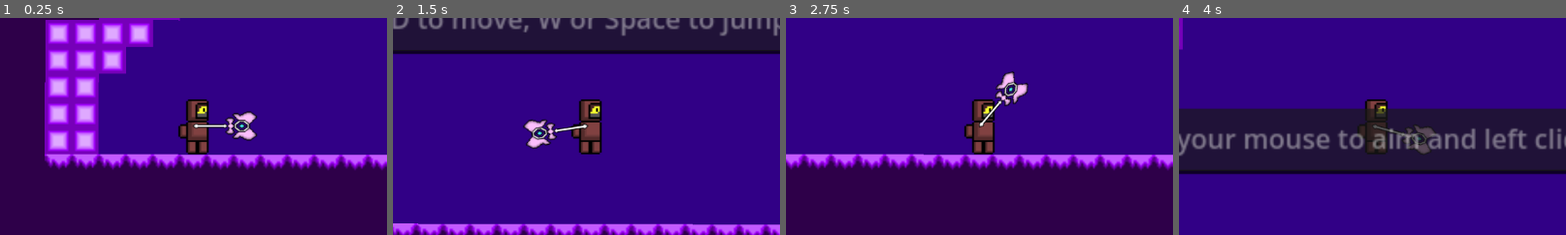
Above: before the commit, frames 1-4 (left to right).
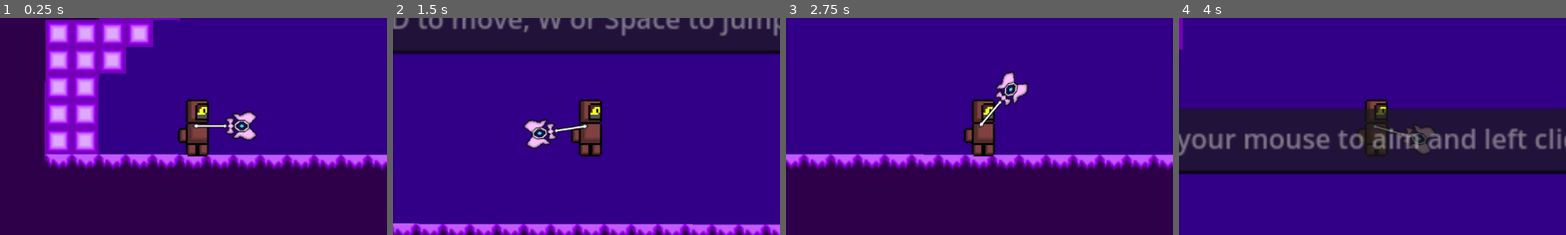
Above: after the commit, the same moments.

Repository: Wanderer22011/Underneath-It-All-year-11-game-design
Game: Godot game, scene res://scences/level_1.tscn
The game is run twice, just before and just after one commit, with the same random seed, the same clock (stepped at 60 frames per second) and the same inputs. The engine's default icon, where the game draws it, is replaced by a stand-in: a white triangle on a blue panel in a dark square.
Inputs (mouse positions are % of the whole screen's width and height, from its top left):
- Up to frame 1 (0.25 s): no input
- Up to frame 2 (1.5 s): move the mouse to (72, 45) at 0.52 s; press the mouse at (72, 45) at 0.53 s; hold D (Right) from 0.53 s (still down); tap W (Jump) at 0.77 s; move the mouse to (30, 55) at 1.27 s; release the mouse at (30, 55) at 1.28 s; click (30, 55) at 1.35 s
- Up to frame 3 (2.75 s): tap W (Jump) at 1.52 s; move the mouse to (60, 28) at 2.02 s; release D (Right) at 2.03 s; press the mouse at (60, 28) at 2.03 s; hold A (Left) from 2.03 s (still down)
- Up to frame 4 (4 s): move the mouse to (45, 70) at 2.77 s; release A (Left) at 2.78 s; release the mouse at (45, 70) at 2.78 s; hold D (Right) from 2.78 s (still down); click (45, 70) at 2.85 s; tap W (Jump) at 3.02, 3.77 s; move the mouse to (80, 65) at 3.52 s; press the mouse at (80, 65) at 3.53 s
The pictures show only the part of the screen within x 25-74%, y 25-75%; the shares and areas given below are measured in that part.

The runs differ from the first frame. In frame 1, 0.8% of the frame differs, in the area x 45-55%, y 37-64%; in frame 2, 0.8%; in frame 3, 0.7%; in frame 4, 0.2%.

Commit message:
Added more artworks

Diff:
--- a/Characters/main_character.tscn
+++ b/Characters/main_character.tscn
@@ -1,7 +1,7 @@
-[gd_scene load_steps=7 format=3 uid="uid://c351amaf2wxv5"]
+[gd_scene load_steps=18 format=3 uid="uid://c351amaf2wxv5"]
 
 [ext_resource type="Script" path="res://Scripts/main_character.gd" id="1_u1mcy"]
-[ext_resource type="Texture2D" uid="uid://bdqbis1sbaucl" path="res://Pictures/Main_Character.png" id="2_pdujc"]
+[ext_resource type="Texture2D" uid="uid://c6g8eetpep6kg" path="res://Pictures/Main_Character_Idle.png" id="2_2fvbs"]
 [ext_resource type="Script" path="res://Scripts/Gun.gd" id="3_1yhi4"]
 [ext_resource type="Texture2D" uid="uid://be7ceeeqpi8a7" path="res://Pictures/Wand.png" id="3_eda0h"]
 [ext_resource type="PackedScene" uid="uid://b7613mffkj20" path="res://Characters/healthbar.tscn" id="5_u30rn"]
@@ -9,19 +9,103 @@
 [sub_resource type="RectangleShape2D" id="RectangleShape2D_gy0rc"]
 size = Vector2(38, 66)
 
+[sub_resource type="AtlasTexture" id="AtlasTexture_1v4ed"]
+atlas = ExtResource("2_2fvbs")
+region = Rect2(0, 0, 128, 128)
+
+[sub_resource type="AtlasTexture" id="AtlasTexture_fitvw"]
+atlas = ExtResource("2_2fvbs")
+region = Rect2(128, 0, 128, 128)
+
+[sub_resource type="AtlasTexture" id="AtlasTexture_45tnj"]
+atlas = ExtResource("2_2fvbs")
+region = Rect2(256, 0, 128, 128)
+
+[sub_resource type="AtlasTexture" id="AtlasTexture_31uj5"]
+atlas = ExtResource("2_2fvbs")
+region = Rect2(0, 128, 128, 128)
+
+[sub_resource type="AtlasTexture" id="AtlasTexture_2584w"]
+atlas = ExtResource("2_2fvbs")
+region = Rect2(128, 128, 128, 128)
+
+[sub_resource type="AtlasTexture" id="AtlasTexture_eo3yk"]
+atlas = ExtResource("2_2fvbs")
+region = Rect2(256, 128, 128, 128)
+
+[sub_resource type="AtlasTexture" id="AtlasTexture_3mgly"]
+atlas = ExtResource("2_2fvbs")
+region = Rect2(0, 256, 128, 128)
+
+[sub_resource type="AtlasTexture" id="AtlasTexture_0xso2"]
+atlas = ExtResource("2_2fvbs")
+region = Rect2(128, 256, 128, 128)
+
+[sub_resource type="AtlasTexture" id="AtlasTexture_yc5mg"]
+atlas = ExtResource("2_2fvbs")
+region = Rect2(256, 256, 128, 128)
+
+[sub_resource type="AtlasTexture" id="AtlasTexture_httlk"]
+atlas = ExtResource("2_2fvbs")
+region = Rect2(0, 384, 128, 128)
+
+[sub_resource type="SpriteFrames" id="SpriteFrames_iuqqx"]
+animations = [{
+"frames": [{
+"duration": 1.0,
+"texture": SubResource("AtlasTexture_1v4ed")
+}, {
+"duration": 1.0,
+"texture": SubResource("AtlasTexture_fitvw")
+}, {
+"duration": 1.0,
+"texture": SubResource("AtlasTexture_45tnj")
+}, {
+"duration": 1.0,
+"texture": SubResource("AtlasTexture_31uj5")
+}, {
+"duration": 1.0,
+"texture": SubResource("AtlasTexture_2584w")
+}, {
+"duration": 1.0,
+"texture": SubResource("AtlasTexture_eo3yk")
+}, {
+"duration": 1.0,
+"texture": SubResource("AtlasTexture_3mgly")
+}, {
+"duration": 1.0,
+"texture": SubResource("AtlasTexture_0xso2")
+}, {
+"duration": 1.0,
+"texture": SubResource("AtlasTexture_yc5mg")
+}, {
+"duration": 1.0,
+"texture": SubResource("AtlasTexture_httlk")
+}],
+"loop": true,
+"name": &"Idle",
+"speed": 5.0
+}, {
+"frames": [],
+"loop": true,
+"name": &"Walking",
+"speed": 5.0
+}]
+
 [node name="Main Character" type="CharacterBody2D"]
 script = ExtResource("1_u1mcy")
-
-[node name="Character" type="Sprite2D" parent="."]
-position = Vector2(3.57628e-07, 0)
-scale = Vector2(0.5625, 0.53125)
-texture = ExtResource("2_pdujc")
 
 [node name="CollisionShape2D" type="CollisionShape2D" parent="."]
 light_mask = 3
 position = Vector2(-1.5, 0.5)
 scale = Vector2(0.5, 0.5)
 shape = SubResource("RectangleShape2D_gy0rc")
+
+[node name="AnimatedSprite2D" type="AnimatedSprite2D" parent="."]
+scale = Vector2(0.289063, 0.283203)
+sprite_frames = SubResource("SpriteFrames_iuqqx")
+animation = &"Walking"
+autoplay = "Idle"
 
 [node name="Gun" type="Sprite2D" parent="."]
 position = Vector2(-2, 0)
--- a/Characters/pangolin_area_2d.tscn
+++ b/Characters/pangolin_area_2d.tscn
@@ -1,21 +1,60 @@
-[gd_scene load_steps=4 format=3 uid="uid://1l07trfq7ls4"]
+[gd_scene load_steps=9 format=3 uid="uid://1l07trfq7ls4"]
 
 [ext_resource type="Script" path="res://Scripts/Area2D.gd" id="1_1uw6u"]
-[ext_resource type="Texture2D" uid="uid://bha3ww3pdj7pv" path="res://Pictures/icon.svg" id="2_cae03"]
+[ext_resource type="Texture2D" uid="uid://bdqi6r01ydtjf" path="res://Pictures/Trap Level1.png" id="2_0xu1i"]
 
 [sub_resource type="RectangleShape2D" id="RectangleShape2D_n1ptj"]
-size = Vector2(58, 56)
+size = Vector2(103, 46)
+
+[sub_resource type="AtlasTexture" id="AtlasTexture_34xl1"]
+atlas = ExtResource("2_0xu1i")
+region = Rect2(0, 0, 128, 128)
+
+[sub_resource type="AtlasTexture" id="AtlasTexture_iu1nm"]
+atlas = ExtResource("2_0xu1i")
+region = Rect2(128, 0, 128, 128)
+
+[sub_resource type="AtlasTexture" id="AtlasTexture_s8vb3"]
+atlas = ExtResource("2_0xu1i")
+region = Rect2(0, 128, 128, 128)
+
+[sub_resource type="AtlasTexture" id="AtlasTexture_u58mr"]
+atlas = ExtResource("2_0xu1i")
+region = Rect2(128, 128, 128, 128)
+
+[sub_resource type="SpriteFrames" id="SpriteFrames_kgibn"]
+animations = [{
+"frames": [{
+"duration": 1.0,
+"texture": SubResource("AtlasTexture_34xl1")
+}, {
+"duration": 1.0,
+"texture": SubResource("AtlasTexture_iu1nm")
+}, {
+"duration": 1.0,
+"texture": SubResource("AtlasTexture_s8vb3")
+}, {
+"duration": 1.0,
+"texture": SubResource("AtlasTexture_u58mr")
+}],
+"loop": true,
+"name": &"default",
+"speed": 10.0
+}]
 
 [node name="Pangolin Area2D" type="Area2D"]
 script = ExtResource("1_1uw6u")
 metadata/_edit_group_ = true
 
-[node name="Sprite2D" type="Sprite2D" parent="."]
-scale = Vector2(0.5, 0.5)
-texture = ExtResource("2_cae03")
+[node name="CollisionShape2D" type="CollisionShape2D" parent="."]
+position = Vector2(0.5, 17)
+shape = SubResource("RectangleShape2D_n1ptj")
 
-[node name="CollisionShape2D" type="CollisionShape2D" parent="."]
-shape = SubResource("RectangleShape2D_n1ptj")
+[node name="AnimatedSprite2D" type="AnimatedSprite2D" parent="."]
+scale = Vector2(0.8125, 0.625)
+sprite_frames = SubResource("SpriteFrames_kgibn")
+autoplay = "default"
+frame_progress = 0.508856
 
 [connection signal="area_entered" from="." to="." method="_on_area_entered"]
 [connection signal="body_entered" from="." to="." method="_on_body_entered"]
--- a/Characters/spawner.tscn
+++ b/Characters/spawner.tscn
@@ -1,10 +1,46 @@
-[gd_scene load_steps=4 format=3 uid="uid://c2h81m8prtlea"]
+[gd_scene load_steps=9 format=3 uid="uid://c2h81m8prtlea"]
 
 [ext_resource type="Script" path="res://Scripts/Spawner.gd" id="1_evrds"]
-[ext_resource type="Texture2D" uid="uid://bha3ww3pdj7pv" path="res://Pictures/icon.svg" id="2_wpu5n"]
+[ext_resource type="Texture2D" uid="uid://c16hv2wvxw2u8" path="res://Pictures/Spawner.png" id="2_hnsla"]
 
 [sub_resource type="RectangleShape2D" id="RectangleShape2D_w3rwm"]
-size = Vector2(32, 33)
+size = Vector2(44, 34)
+
+[sub_resource type="AtlasTexture" id="AtlasTexture_c6v1x"]
+atlas = ExtResource("2_hnsla")
+region = Rect2(0, 0, 128, 128)
+
+[sub_resource type="AtlasTexture" id="AtlasTexture_kvcd6"]
+atlas = ExtResource("2_hnsla")
+region = Rect2(128, 0, 128, 128)
+
+[sub_resource type="AtlasTexture" id="AtlasTexture_bvtc5"]
+atlas = ExtResource("2_hnsla")
+region = Rect2(0, 128, 128, 128)
+
+[sub_resource type="AtlasTexture" id="AtlasTexture_i3i40"]
+atlas = ExtResource("2_hnsla")
+region = Rect2(128, 128, 128, 128)
+
+[sub_resource type="SpriteFrames" id="SpriteFrames_ik58p"]
+animations = [{
+"frames": [{
+"duration": 1.0,
+"texture": SubResource("AtlasTexture_c6v1x")
+}, {
+"duration": 1.0,
+"texture": SubResource("AtlasTexture_kvcd6")
+}, {
+"duration": 1.0,
+"texture": SubResource("AtlasTexture_bvtc5")
+}, {
+"duration": 1.0,
+"texture": SubResource("AtlasTexture_i3i40")
+}],
+"loop": true,
+"name": &"default",
+"speed": 5.0
+}]
 
 [node name="Spawner" type="Area2D"]
 script = ExtResource("1_evrds")
@@ -14,12 +50,14 @@
 wait_time = 2.0
 autostart = true
 
-[node name="Sprite2D" type="Sprite2D" parent="."]
-scale = Vector2(0.3, 0.3)
-texture = ExtResource("2_wpu5n")
-
 [node name="CollisionShape2D" type="CollisionShape2D" parent="."]
-position = Vector2(0, 0.5)
+position = Vector2(0, 1)
 shape = SubResource("RectangleShape2D_w3rwm")
 
+[node name="AnimatedSprite2D" type="AnimatedSprite2D" parent="."]
+position = Vector2(-1.07288e-06, 0.499998)
+scale = Vector2(0.484375, 0.429687)
+sprite_frames = SubResource("SpriteFrames_ik58p")
+autoplay = "default"
+
 [connection signal="timeout" from="Timer" to="." method="_on_timer_timeout"]
--- a/Scripts/Gun.gd
+++ b/Scripts/Gun.gd
@@ -2,7 +2,7 @@
 
 var can_fire = true
 
-@onready var bullet = preload("res://Characters/bullet.tscn")
+@onready var Magic_orb = preload("res://Characters/bullet.tscn")
 
 var rotation_speed = 100.0
 
@@ -19,7 +19,7 @@
 
 	if Input.is_action_pressed("Shoot"):
 		if can_fire:
-			var bullet_instance = bullet.instantiate()
+			var bullet_instance = Magic_orb.instantiate()
 			bullet_instance.rotation = rotation
 			bullet_instance.global_position = $Marker2D.global_position
 			get_parent().add_child(bullet_instance)
--- a/Scripts/enermy_from_spawner.gd
+++ b/Scripts/enermy_from_spawner.gd
@@ -15,7 +15,7 @@
 	move(delta)
 	handle_animation()
 
-func move(delta):
+func move(_delta):
 	if is_enemy_chase:
 		player = Global.playerBody
 		velocity = position.direction_to(player.position) * speed
--- a/Scripts/healthbar.gd
+++ b/Scripts/healthbar.gd
@@ -9,7 +9,7 @@
 	max_value_amount = parent.health_max
 	min_value_amount = parent.health_min
 
-func _process(delta):
+func _process(_delta):
 	self.value = parent.health
 	if parent.health != max_value_amount:
 		self.visible = true
--- a/scences/level_1.tscn
+++ b/scences/level_1.tscn
@@ -1,12 +1,12 @@
 [gd_scene load_steps=15 format=3 uid="uid://v2s8xp7gpbtu"]
 
 [ext_resource type="Script" path="res://Scripts/Spawner.gd" id="1_5rdd1"]
-[ext_resource type="Texture2D" uid="uid://bha3ww3pdj7pv" path="res://Pictures/icon.svg" id="1_e8r6u"]
 [ext_resource type="PackedScene" uid="uid://c351amaf2wxv5" path="res://Characters/main_character.tscn" id="1_pgxqa"]
 [ext_resource type="Texture2D" uid="uid://bmb8x6l4rcaac" path="res://Pictures/Crystal Tilemap.png" id="2_1rle3"]
 [ext_resource type="Script" path="res://Scripts/TileMapLevel1.gd" id="3_q6bxk"]
 [ext_resource type="Script" path="res://Scripts/Exit.gd" id="4_ejy5e"]
 [ext_resource type="PackedScene" uid="uid://bv164hjetogv5" path="res://Characters/pangolin.tscn" id="5_mq2ir"]
+[ext_resource type="Texture2D" uid="uid://db4qlheesqevg" path="res://Pictures/Portal.png" id="6_iy65y"]
 [ext_resource type="PackedScene" uid="uid://1l07trfq7ls4" path="res://Characters/pangolin_area_2d.tscn" id="6_jonte"]
 [ext_resource type="PackedScene" uid="uid://c2h81m8prtlea" path="res://Characters/spawner.tscn" id="9_21c35"]
 
@@ -215,7 +215,7 @@
 sources/0 = SubResource("TileSetAtlasSource_3qn1h")
 
 [sub_resource type="RectangleShape2D" id="RectangleShape2D_006vy"]
-size = Vector2(37, 85)
+size = Vector2(47, 78)
 
 [sub_resource type="Curve2D" id="Curve2D_qqt6d"]
 _data = {
@@ -237,7 +237,7 @@
 tile_set = SubResource("TileSet_sf1m0")
 format = 2
 layer_0/name = "ground"
-layer_0/tile_data = PackedInt32Array(1245203, 65536, 1, 1245 …(241468 unchanged characters)… 6, 1, 131254, 65536, 1, 131255, 65536, 1)
+layer_0/tile_data = PackedInt32Array(1245203, 65536, 1, 1245 …(241468 unchanged characters)… 6, 1, 131254, 65536, 1, 131255, 65536, 1, -393060, 65536, 1, -458596, 65536, 1, -524132, 65536, 1)
 script = ExtResource("3_q6bxk")
 
 [node name="Main_Character" parent="." instance=ExtResource("1_pgxqa")]
@@ -249,21 +249,21 @@
 zoom = Vector2(2.5, 2.5)
 
 [node name="Exit" type="Area2D" parent="."]
-position = Vector2(2928, -18)
+position = Vector2(2933, -18)
 script = ExtResource("4_ejy5e")
 metadata/_edit_group_ = true
 
 [node name="Sprite2D" type="Sprite2D" parent="Exit"]
-position = Vector2(1.90735e-06, 5.72205e-06)
-scale = Vector2(0.28125, 0.671875)
-texture = ExtResource("1_e8r6u")
+position = Vector2(-20.5001, 2.00001)
+scale = Vector2(0.601564, 0.703125)
+texture = ExtResource("6_iy65y")
 
 [node name="CollisionShape2D" type="CollisionShape2D" parent="Exit"]
-position = Vector2(0.5, -1.5)
+position = Vector2(-19.5, 2)
 shape = SubResource("RectangleShape2D_006vy")
 
 [node name="Pangolin" parent="." instance=ExtResource("5_mq2ir")]
-position = Vector2(972, 154)
+position = Vector2(976, 151)
 scale = Vector2(0.3, 0.3)
 
 [node name="Path2D" type="Path2D" parent="Pangolin"]
@@ -277,7 +277,7 @@
 [node name="Pangolin Area2D" parent="Pangolin/Path2D/PathFollow2D" instance=ExtResource("6_jonte")]
 
 [node name="Pangolin2" parent="." instance=ExtResource("5_mq2ir")]
-position = Vector2(1432, 156)
+position = Vector2(1424, 152)
 scale = Vector2(0.3, 0.3)
 
 [node name="Path2D" type="Path2D" parent="Pangolin2"]
@@ -310,12 +310,7 @@
 autostart = true
 
 [node name="Spawner" parent="." instance=ExtResource("9_21c35")]
-position = Vector2(2500, -49)
-
-[node name="Sprite2D2" type="Sprite2D" parent="Spawner"]
-position = Vector2(-1.00015, -43)
-scale = Vector2(0.0312505, 0.453125)
-texture = ExtResource("1_e8r6u")
+position = Vector2(2506, -57)
 
 [connection signal="body_entered" from="Exit" to="Exit" method="_on_body_entered"]
 [connection signal="timeout" from="Spawn_timer" to="." method="_on_spawn_timer_timeout"]
Binary file added: Pictures/Main_Character_Idle.png
Not shown, added: Pictures/Main_Character_Idle.png.import
Binary file added: Pictures/Portal.png
Not shown, added: Pictures/Portal.png.import
Binary file added: Pictures/Spawner.png
Not shown, added: Pictures/Spawner.png.import
Binary file added: Pictures/Trap Level1.png
Not shown, added: Pictures/Trap Level1.png.import
